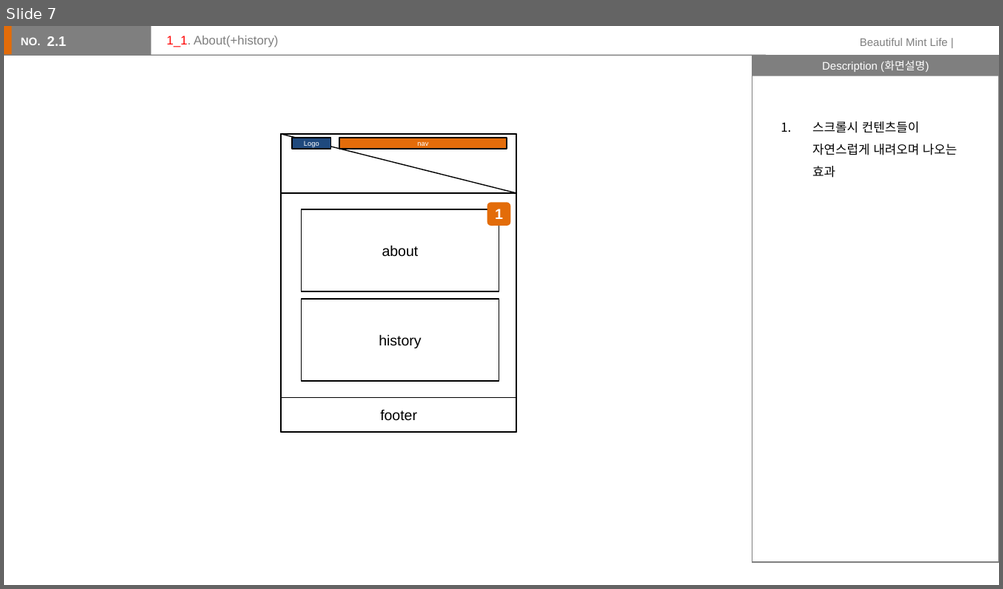
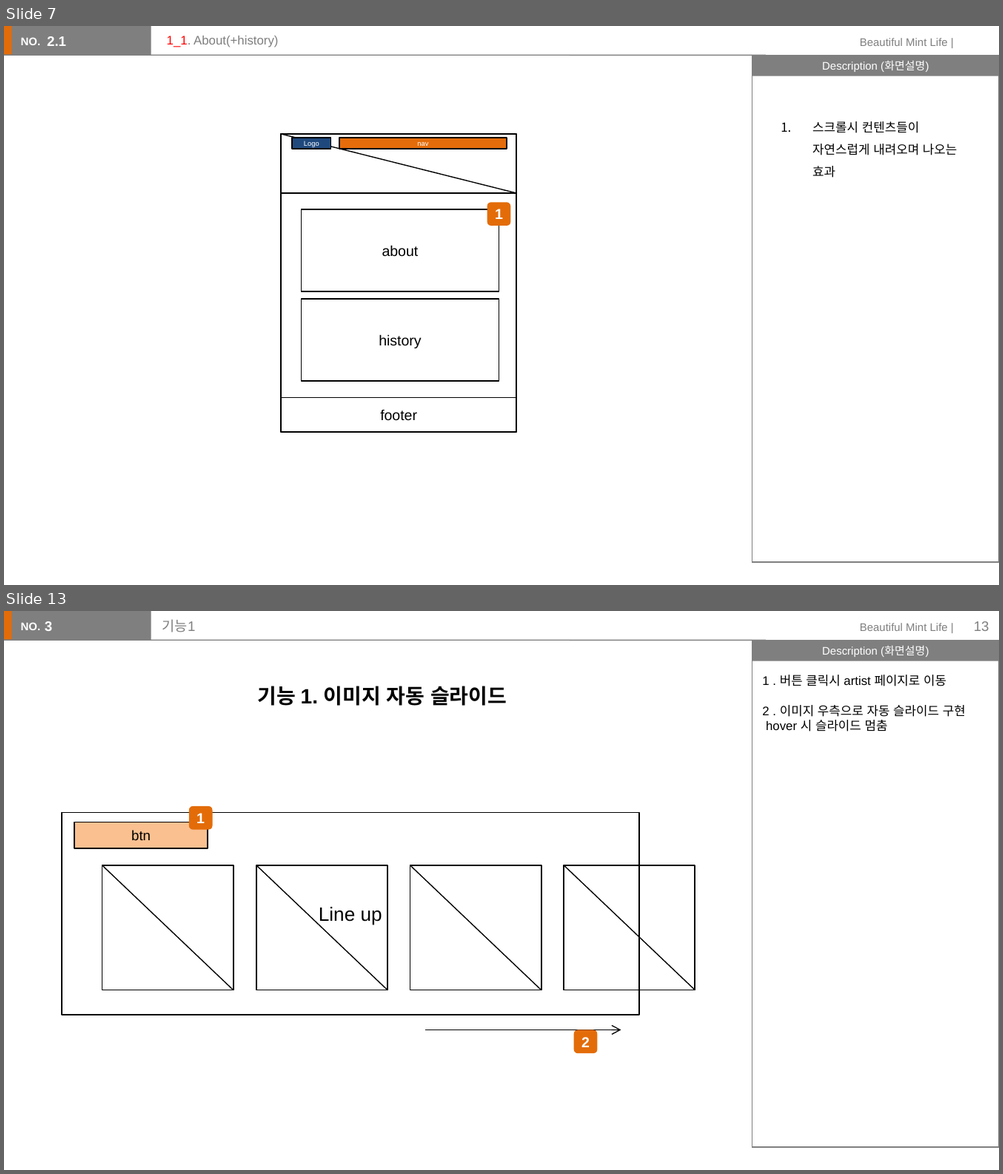
Before and after one commit to lsh58/homework, a slide deck: 스토리보드수행과제/스토리보드수행과제.pptx. Shown one above the other, each under a label of ours: slide 7 before the commit, slides 7 and 13 after it; the slides between them are not shown. The pictures are 1003x589 and 1003x1174 pixels, drawn with LibreOffice and Linux fonts; fonts in the diff are those of the drawing. Boxes give left, top, right and bottom in pixels: in the first picture for what was removed or moved away, otherwise in the second. Text is boxed around its words. In the diff, an @@ line names an element or a change of style, - is before the commit and + after.

```diff
--- a/스토리보드수행과제/스토리보드수행과제.pptx
+++ b/스토리보드수행과제/스토리보드수행과제.pptx
@@ slide 13 added at (4,611,999,1170), background #FFFFFF; not listed: 7 template elements that a slide beside it also shows @@
@@ text added at (45,621,52,631), 10 pt, text #FFFFFF, bold @@
+3
@@ title added at (162,619,196,632), 10 pt, text #7F7F7F @@
+기능1
@@ page number added at (973,621,989,631), 10 pt, text #7F7F7F @@
+13
@@ text added at (762,675,965,732), 9 pt, text #000000 @@
+1 . 버튼 클릭시 artist 페이지로 이동
+2 . 이미지 우측으로 자동 슬라이드 구현
+hover 시 슬라이드 멈춤
@@ text added at (258,686,506,706), 15 pt, text #000000, bold @@
+기능 1. 이미지 자동 슬라이드
@@ rounded rectangle added at (189,806,213,830), fill #E36C09, 10.5 pt, text #FFFFFF, bold @@
+1
@@ group added at (62,813,695,1015): 6 rectangles, 4 lines @@
+Line up
+btn
@@ arrow added from (426, 1031) to (620, 1031), #000000 0.75 pt @@
@@ rounded rectangle added at (574,1031,597,1054), fill #E36C09, 10.5 pt, text #FFFFFF, bold @@
+2
```
Also in this commit, not shown: 5 slides changed, 7 other slides added, 1 slide removed, 2 other files.
